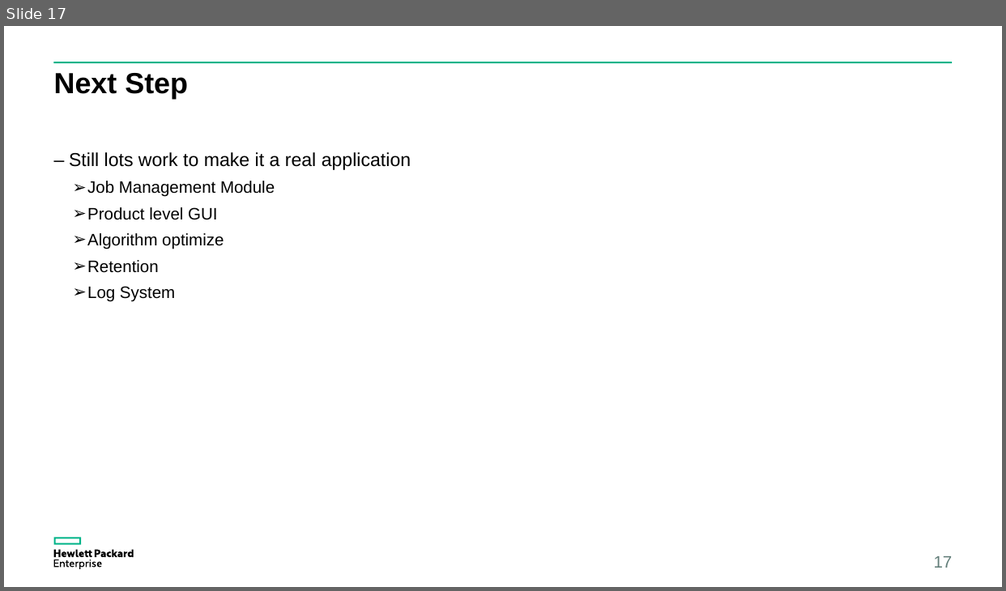
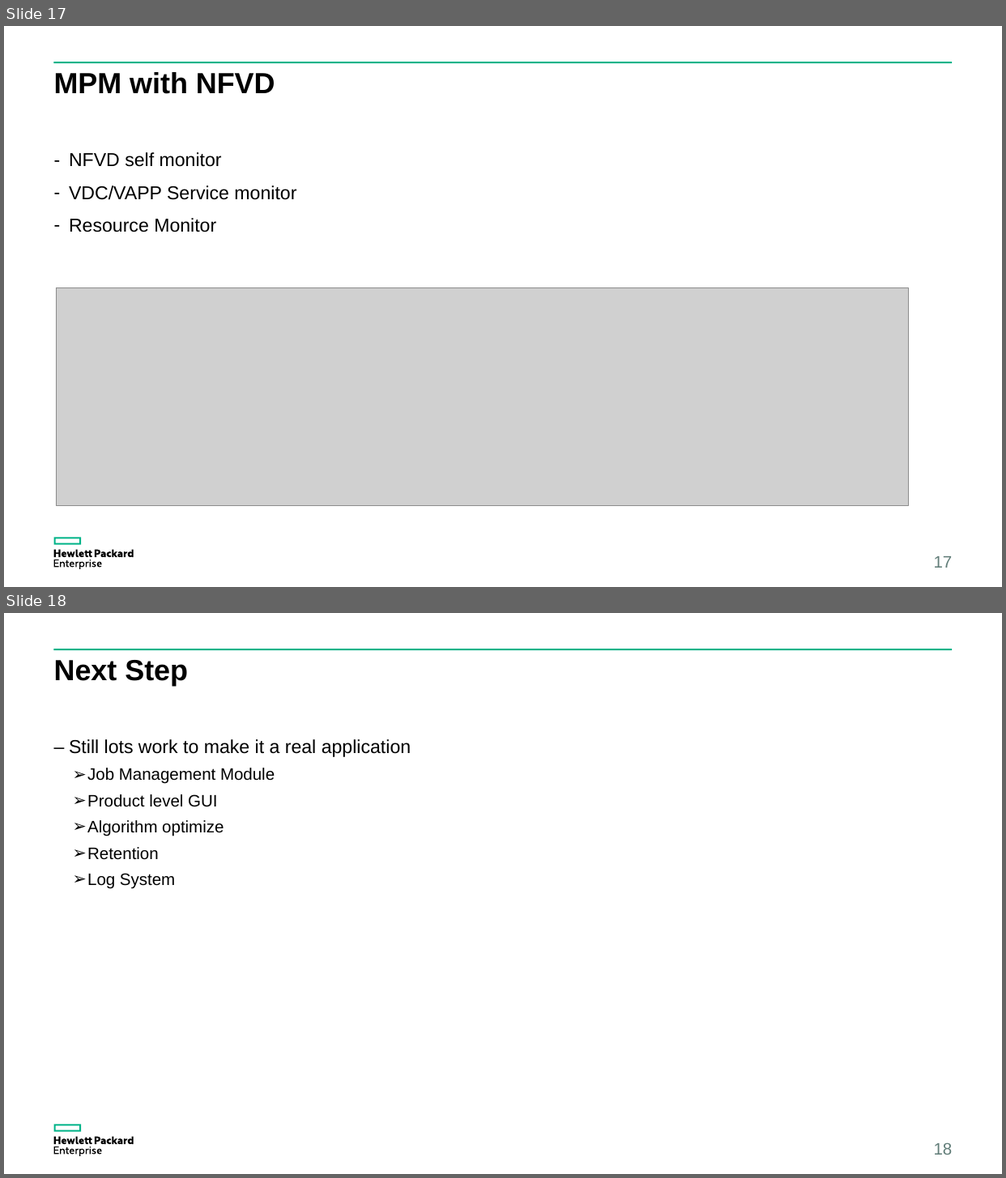
Before and after one commit to yzgang76/MPM, a slide deck: doc/MPM idea.pptx. Shown one above the other, each under a label of ours: slide 17 before the commit, slides 17 and 18 after it. The pictures are 1006x591 and 1006x1178 pixels, drawn with LibreOffice and Linux fonts; fonts in the diff are those of the drawing; grey boxes stand for pictures. Boxes give left, top, right and bottom in pixels: in the first picture for what was removed or moved away, otherwise in the second. Text is boxed around its words. In the diff, an @@ line names an element or a change of style, - is before the commit and + after.

```diff
--- a/doc/MPM idea.pptx
+++ b/doc/MPM idea.pptx
@@ slide 17 added at bbox=[4, 26, 1002, 587], background #FFFFFF; not listed: 3 template elements that a slide beside it also shows @@
@@ title added at bbox=[54, 72, 275, 94], 28 pt, text #000000, bold @@
+MPM with NFVD
@@ text added at bbox=[69, 152, 296, 233], 18 pt, text #000000 @@
+– NFVD self monitor
+– VDC/VAPP Service monitor
+– Resource Monitor
@@ picture added at bbox=[57, 288, 909, 506] @@
@@ page number added at bbox=[934, 557, 953, 568], 16 pt, text #617D78 @@
+17
@@ what was slide 17 is now slide 18 @@
@@ page number at bbox=[934, 1143, 953, 1155]: text changed @@
-17
+18
```
Also in this commit, not shown: 1 slide changed, 6 other files.
